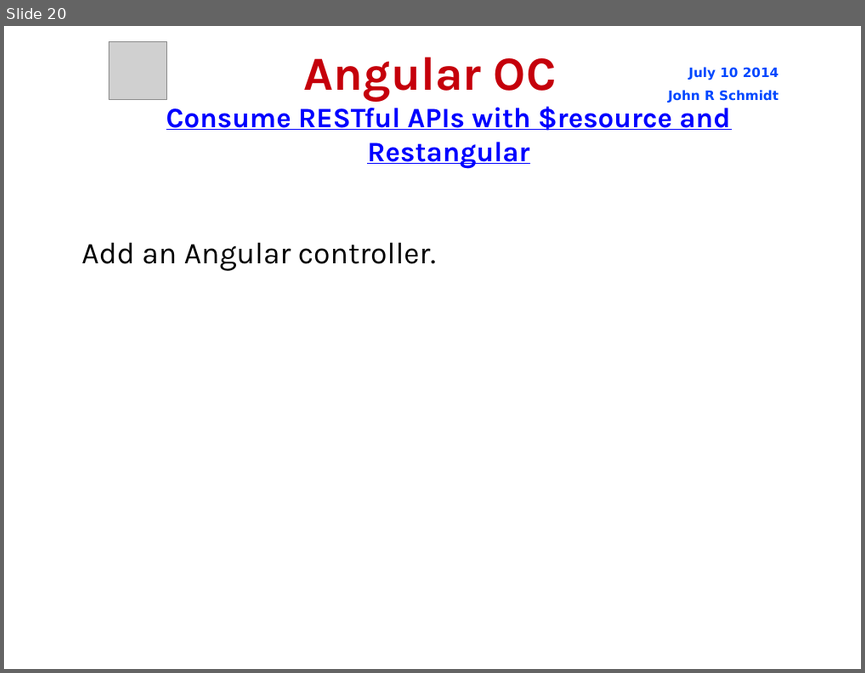
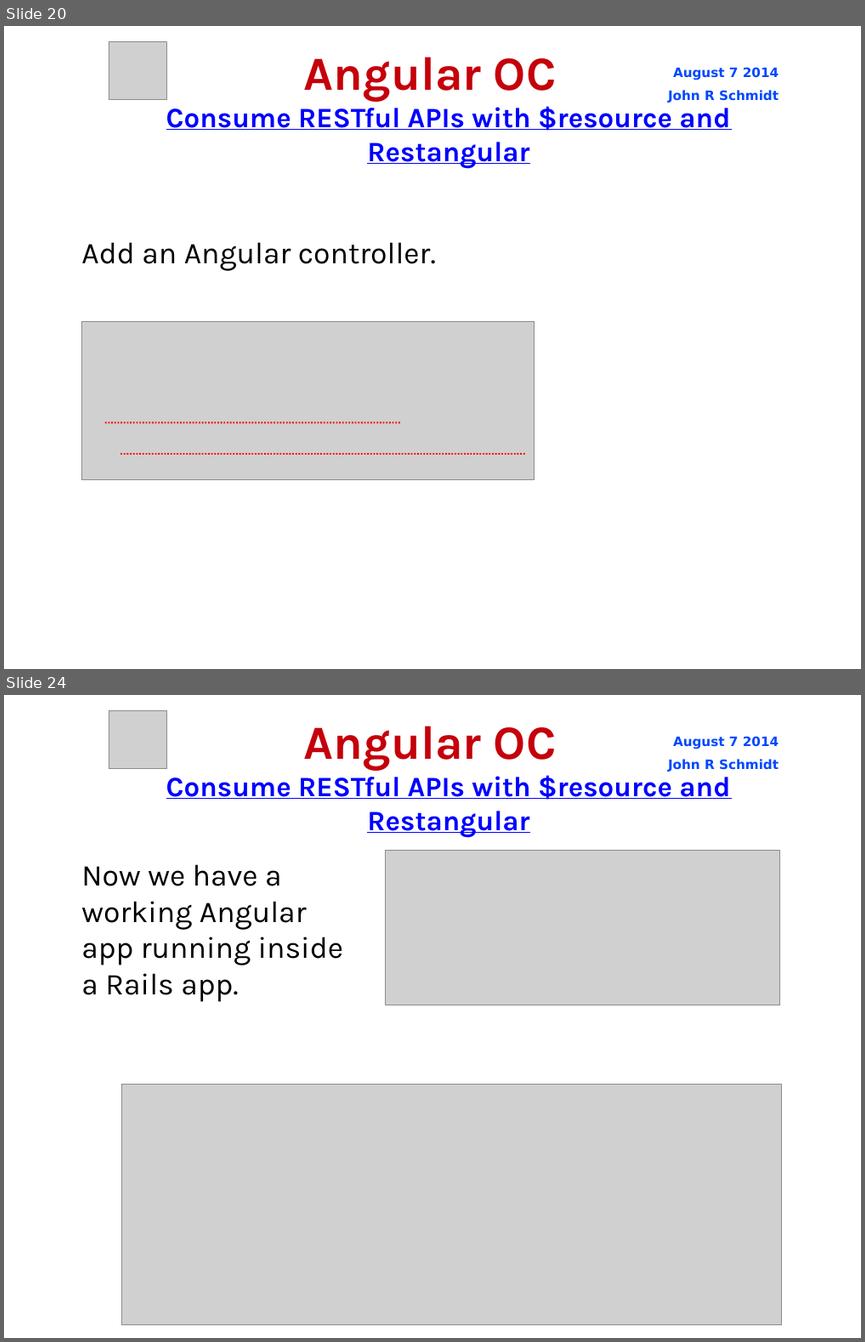
Before and after one commit to jrschmidt/fifa-angular-rest-demo, a slide deck: fifa.odp. Shown one above the other, each under a label of ours: slide 20 before the commit, slides 20 and 24 after it; the slides between them are not shown. The pictures are 865x673 and 865x1342 pixels, drawn with LibreOffice and Linux fonts; fonts in the diff are those of the drawing; grey boxes stand for pictures; background and template pictures are left out. Boxes give left, top, right and bottom in pixels: in the first picture for what was removed or moved away, otherwise in the second. Text is boxed around its words. In the diff, an @@ line names an element or a change of style, - is before the commit and + after.

Commit message:
working angular app inside a rails app

```diff
--- a/fifa.odp
+++ b/fifa.odp
@@ slide 24 added at (4,695,861,1338), background picture (left out) @@
@@ picture added at (109,710,167,768) @@
@@ title added at (304,726,556,771), 44 pt, text #C5000B, bold @@
+Angular OC
@@ text added at (668,736,778,771), 12 pt, text #0047FF, bold @@
+August 7 2014
+John R Schmidt
@@ text added at (166,771,730,837), 26 pt, text #0000FF, bold, underline @@
+Consume RESTful APIs with $resource and Restangular
@@ subtitle added at (81,864,344,1002), 28 pt, text #000000 @@
+Now we have a working Angular app running inside a Rails app.
@@ picture added at (385,851,780,1005) @@
@@ picture added at (121,1083,782,1324) @@
@@ slide 20 changed as well @@
@@ text at (673,67,778,80): text changed @@
-July 10 2014
+August 7 2014
@@ picture added at (81,322,534,479) @@
@@ line added from (105, 422) to (400, 422), #FF0000 1.45 pt @@
@@ line added from (120, 454) to (525, 454), #FF0000 1.45 pt @@
```
Also in this commit, not shown: 22 other slides changed, 4 other slides added, 16 other files.
